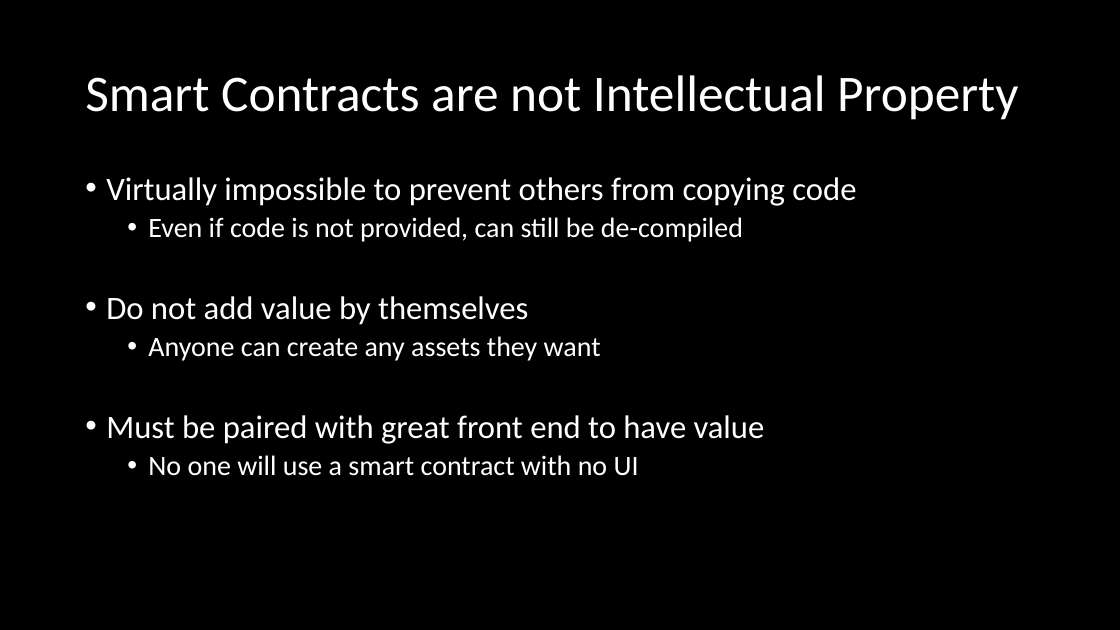
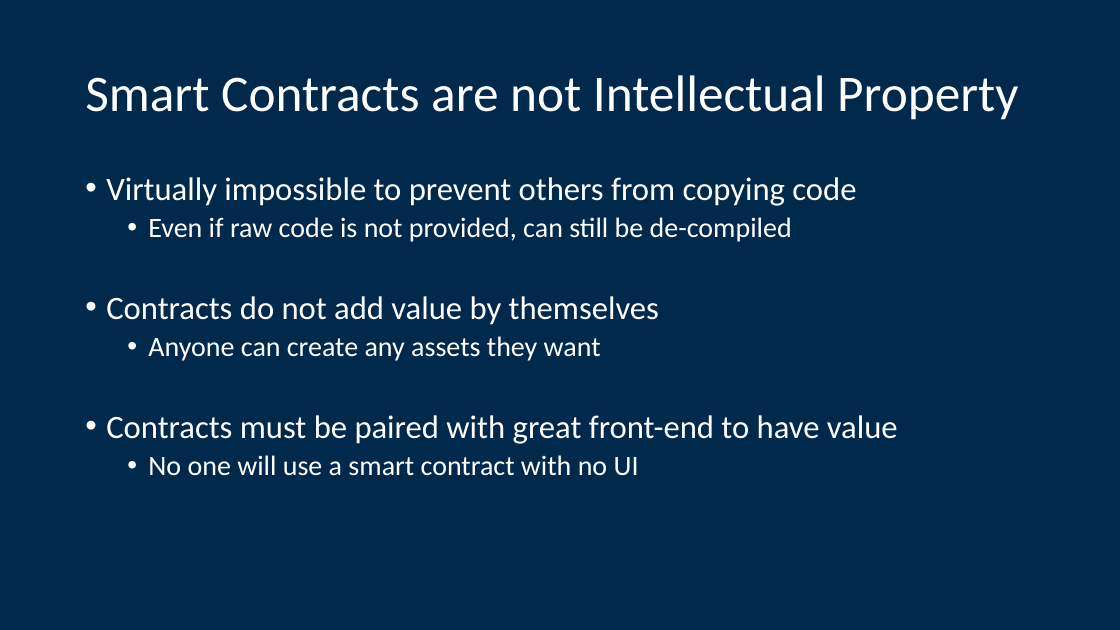
Before and after one commit to Blockchain-at-Michigan/Front-End-Workshop, a slide deck: slide 10 of presentation/Workshop_12_2_18.pptx (slide 6 before the commit). Drawn at 1120x630 pixels with LibreOffice and Linux fonts; fonts in the diff are those of the drawing. Boxes give left, top, right and bottom in pixels: in the first picture for what was removed or moved away, otherwise in the second. Text is boxed around its words. In the diff, an @@ line names an element or a change of style, - is before the commit and + after.

Commit message:
updating presentation slides

```diff
--- a/presentation/Workshop_12_2_18.pptx
+++ b/presentation/Workshop_12_2_18.pptx
@@ background #000000 to #01294C @@
@@ text at bbox=[106, 217, 792, 325]: text changed @@
-  • Even if code is not provided, can still be de-compiled
-• Do not add value by themselves
+  • Even if raw code is not provided, can still be de-compiled
+• Contracts do not add value by themselves
@@ text at bbox=[106, 415, 898, 444]: text changed @@
-• Must be paired with great front end to have value
+• Contracts must be paired with great front-end to have value
```
Also in this commit, not shown: 6 other slides changed, 5 slides added, 2 slides removed, 2 other files.
